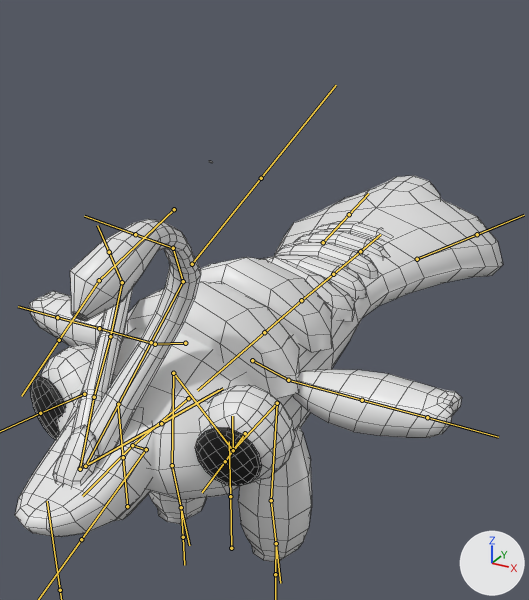
The FBX model Assets/Art/Characters/Gub1/RM_Gub.fbx, before and after one commit.
Rendered twice from a camera (50 mm lens) standing at (0.583, -0.943, 0.948) and looking at (-0.048, 0.204, 0.375). Lighting does not change. The marker at lower right points along +X, +Y and +Z. Both versions are drawn at frame 180 of the action 'Armature|ArmatureAction'; the numbers are the values there. The bones that bend it are drawn over the model as lines. Mesh edges are drawn as thin lines.

The first picture shows 'RM_Gup'.
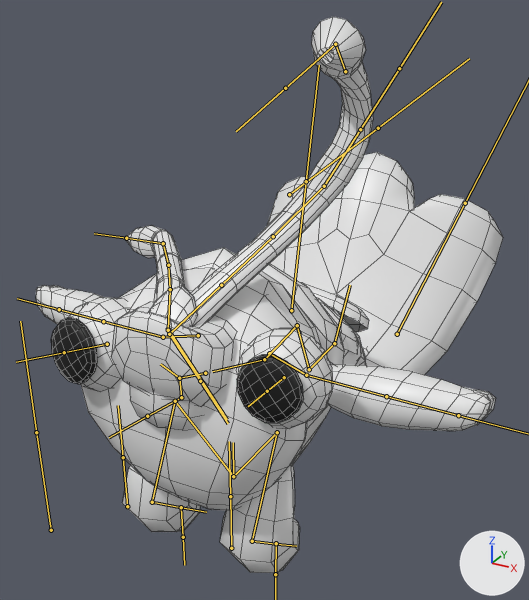
Changed parts and their boxes [x1, y1, x2, y2] in the pictures (529 x 600 px):
'RM_Gup', posed (38% taller): before [15, 161, 503, 563]; after [36, 17, 503, 573]
bone 'Pevlis', root to tip: before (233, 450) to (232, 416); after (233, 476) to (233, 442)
bone 'Body', root to tip: before (264, 332) to (197, 390); after (264, 359) to (212, 371)
bone 'R_eye', root to tip: before (84, 394) to (40, 413); after (107, 344) to (64, 352)
bone 'Neck', root to tip: before (188, 398) to (132, 445); after (205, 373) to (179, 378)
bone 'nose', root to tip: before (132, 445) to (82, 496); after (179, 378) to (160, 364)
bone 'BigWhisker01', root to tip: before (85, 466) to (118, 404); after (169, 334) to (221, 285)
bone 'BigWhisker03', root to tip: before (151, 342) to (183, 281); after (273, 236) to (324, 186)
bone 'BigWhisker04', root to tip: before (183, 281) to (173, 248); after (324, 186) to (360, 129)
bone 'BigWhisker05', root to tip: before (173, 248) to (135, 234); after (360, 129) to (399, 68)
bone 'JAw', root to tip: before (146, 449) to (81, 539); after (181, 397) to (147, 416)
bone 'L_eye', root to tip: before (245, 433) to (225, 461); after (284, 377) to (267, 391)
bone 'Tail_BaseRoot', root to tip: before (264, 332) to (301, 300); after (264, 359) to (297, 325)
bone 'Tail_02', root to tip: before (301, 300) to (333, 274); after (297, 325) to (309, 369)
bone 'Tail_03', root to tip: before (333, 274) to (360, 251); after (309, 369) to (334, 343)
bone 'Tail_Ctrl', root to tip: before (360, 251) to (380, 234); after (334, 343) to (350, 285)
bone 'R_Thigh', root to tip: before (173, 373) to (172, 465); after (175, 401) to (152, 502)
bone 'R_Leg', root to tip: before (172, 465) to (181, 507); after (152, 502) to (181, 507)
bone 'L_Thigh', root to tip: before (277, 403) to (271, 500); after (277, 432) to (252, 541)
bone 'L_Leg', root to tip: before (271, 500) to (276, 543); after (252, 541) to (276, 544)

The edits, one by one:
Bone 'Pevlis' (bone_pevlis) moves from (0.0, 0.0, 0.0) to (0.0, -0.057, 0.0).
Bone 'Body' (bone_body) turns from (0, 0, -1) to (0, 0, 20) degrees about its own x, y and z.
Bone 'Body' (bone_body) is rescaled from (1.0, 1.0, 1.0) to (1.08, 0.84, 1.1).
Bone 'R_eye' (bone_r_eye) turns from (46, 129, 2) to (47, 120, -2) degrees about its own x, y and z.
Bone 'R_eye' (bone_r_eye) is rescaled from (1.0, 1.0, 1.0) to (0.91, 1.22, 0.94).
Bone 'Neck' (bone_neck) is rescaled from (1.0, 1.0, 1.0) to (1.22, 0.64, 1.27).
Bone 'nose' (bone_nose) turns from (0, 0, -6) to (0, 0, 11) degrees about its own x, y and z.
Bone 'BigWhisker01' (bone_bigwhisker01) turns from (-6, -1, -11) to (-9, 6, -21) degrees about its own x, y and z.
Bone 'BigWhisker01' (bone_bigwhisker01) is rescaled from (1.0, 0.63, 1.0) to (0.92, 0.7, 0.75).
Bone 'BigWhisker03' (bone_bigwhisker03) turns from (0, 0, 0) to (3, 0, -3) degrees about its own x, y and z.
Bone 'BigWhisker03' (bone_bigwhisker03) is rescaled from (1.0, 1.0, 1.0) to (1.03, 0.95, 1.02).
Bone 'BigWhisker04' (bone_bigwhisker04) turns from (28, 12, -49) to (30, 13, -39) degrees about its own x, y and z.
Bone 'BigWhisker04' (bone_bigwhisker04) is rescaled from (1.36, 0.66, 1.12) to (1.44, 0.64, 1.35).
Bone 'BigWhisker05' (bone_bigwhisker05) turns from (10, 2, -18) to (0, 0, 0) degrees about its own x, y and z.
Bone 'BigWhisker05' (bone_bigwhisker05) is rescaled from (1.08, 1.1, 1.03) to (1.0, 1.0, 1.0).
Bone 'JAw' (bone_jaw) turns from (0, 0, 0) to (0, 0, 14) degrees about its own x, y and z.
Bone 'L_eye' (bone_l_eye) turns from (-25, 40, 3) to (-22, 45, 13) degrees about its own x, y and z.
Bone 'L_eye' (bone_l_eye) is rescaled from (1.0, 1.0, 1.0) to (0.98, 1.1, 0.96).
Bone 'Tail_BaseRoot' (bone_tail_baseroot) turns from (0, 0, 0) to (0, 0, -21) degrees about its own x, y and z.
Bone 'Tail_02' (bone_tail_02) turns from (0, 0, 0) to (0, 0, 58) degrees about its own x, y and z.
Bone 'Tail_03' (bone_tail_03) turns from (0, 0, 0) to (0, 0, -54) degrees about its own x, y and z.
Bone 'Tail_Ctrl' (bone_tail_ctrl) turns from (0, 0, 0) to (0, 0, -55) degrees about its own x, y and z.
Bone 'R_Thigh' (bone_r_thigh) turns from (0, 0, 0) to (0, 0, -21) degrees about its own x, y and z.
Bone 'R_Leg' (bone_r_leg) turns from (0, 0, 0) to (0, 0, 60) degrees about its own x, y and z.
Bone 'L_Thigh' (bone_l_thigh) turns from (0, 0, 0) to (0, 0, 21) degrees about its own x, y and z.
Bone 'L_Leg' (bone_l_leg) turns from (0, 0, 0) to (0, 0, -60) degrees about its own x, y and z.
